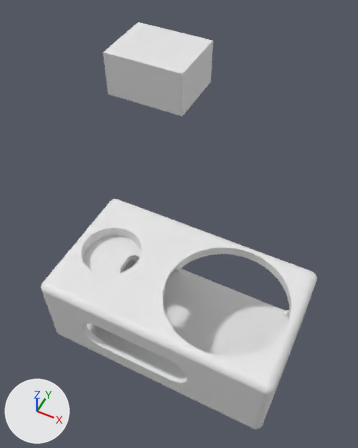
Before and after pictures for a commit that changed the Blender file New Folder/Untitled.blend.
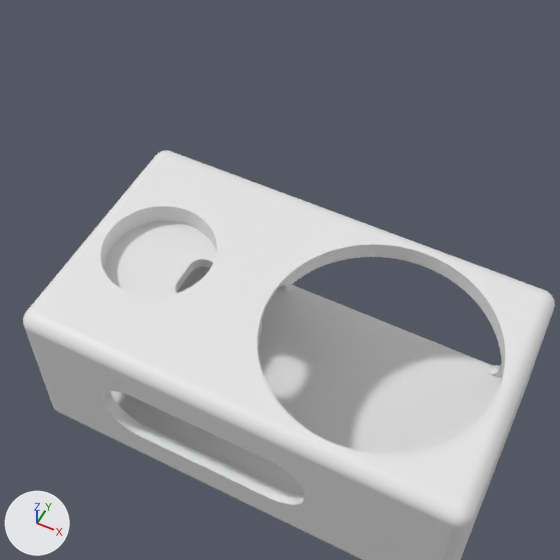
Old and new are each drawn whole from a 50 mm camera at (0.0589, -0.1188, 0.2073) aimed at (-0.0334, 0.0658, -0.0234) and again close up on the part from 8% to 89% of the width and 27% to 92% of the height. Arrows for +X, +Y and +Z are at lower left; the lights stay in place. The last two pictures show the newer version.
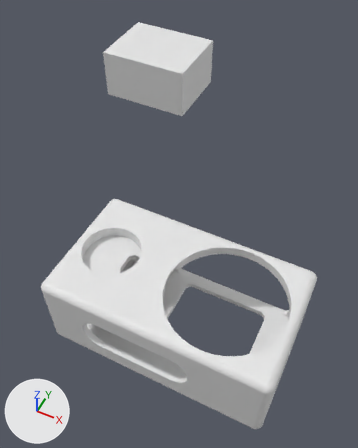
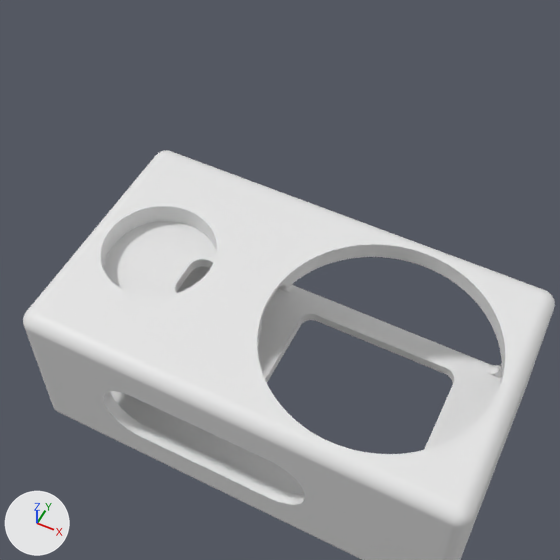
Commit message: Update Untitled.blend asset in New Folder

The change in detail:
me_cube is used by ob_cube; location (0.0, 0.0, 0.0); scale (1.0, 1.04, 0.959).
me_cube had 67530 vertices, 64378 faces and spanned x -0.0559..0.0559, y -0.0312..0.0312, z -0.023..0.023.
me_cube now has 68339 vertices, 64784 faces and spans x -0.0559..0.0559, y -0.0312..0.0312, z -0.023..0.023.
me_cube part 1: 809 vertices added at x -0.008..0.0379, y -0.0144..0.025, z -0.023..-0.0198.

Changed parts and their boxes [x1, y1, x2, y2] in the close-ups (560 x 560 px):
part 1 of me_cube, added
    after: [208, 287, 488, 462]
